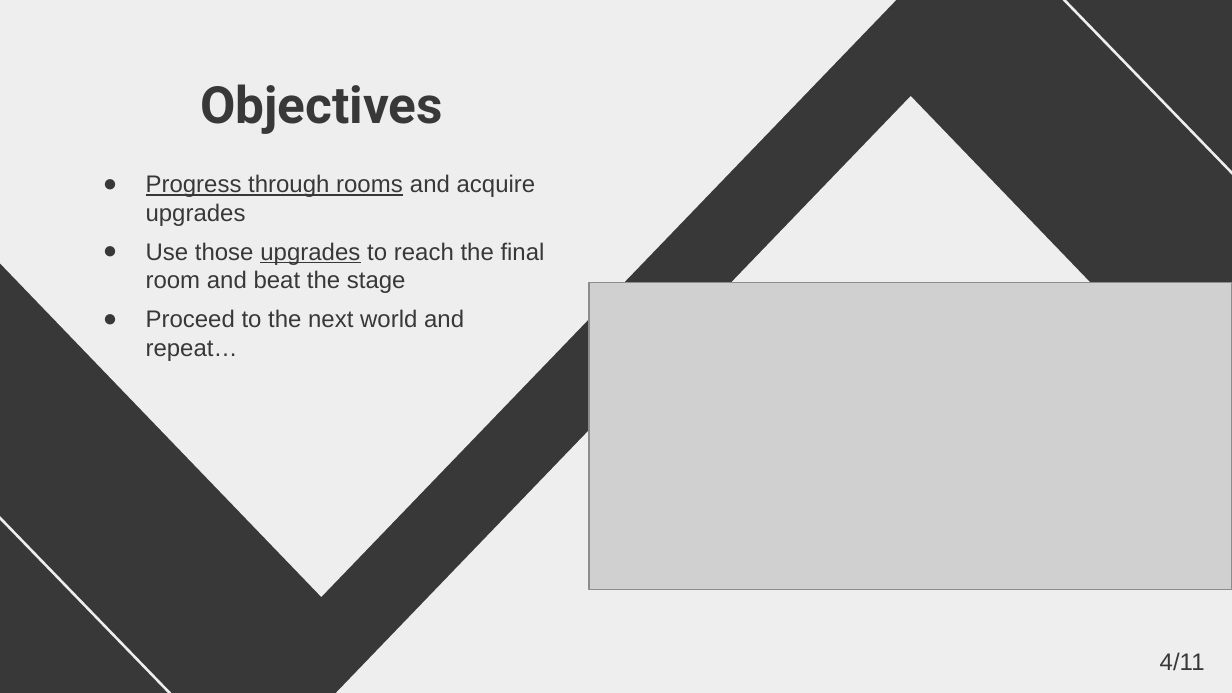
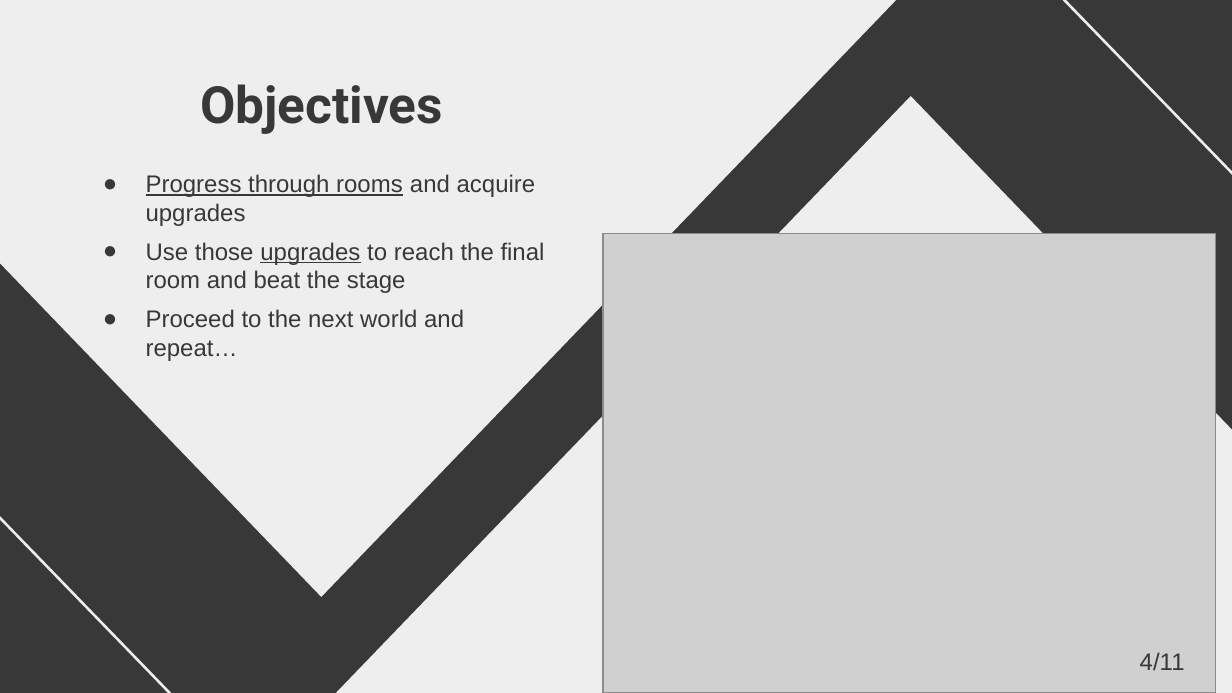
Before and after one commit to FariaXD/UnityMobileGame-FinalProject, a slide deck: slide 4 of ReportsAndOthers/Presentations/Presentation.pptx. Drawn at 1232x693 pixels with LibreOffice and Linux fonts; fonts in the diff are those of the drawing; grey boxes stand for pictures. Boxes give left, top, right and bottom in pixels: in the first picture for what was removed or moved away, otherwise in the second. Text is boxed around its words. In the diff, an @@ line names an element or a change of style, - is before the commit and + after.

```diff
--- a/ReportsAndOthers/Presentations/Presentation.pptx
+++ b/ReportsAndOthers/Presentations/Presentation.pptx
@@ picture: place and size @@
-picture at [589, 282, 1232, 589]
+picture at [604, 234, 1216, 693]
@@ text "4/11": place and size @@
-text "4/11" at [1160, 652, 1205, 671]
+text "4/11" at [1140, 652, 1185, 670]
@@ text "4/11" at [1140, 652, 1185, 670]: alignment left to right @@
```
Also in this commit, not shown: 8 other slides changed, 15 other files.
